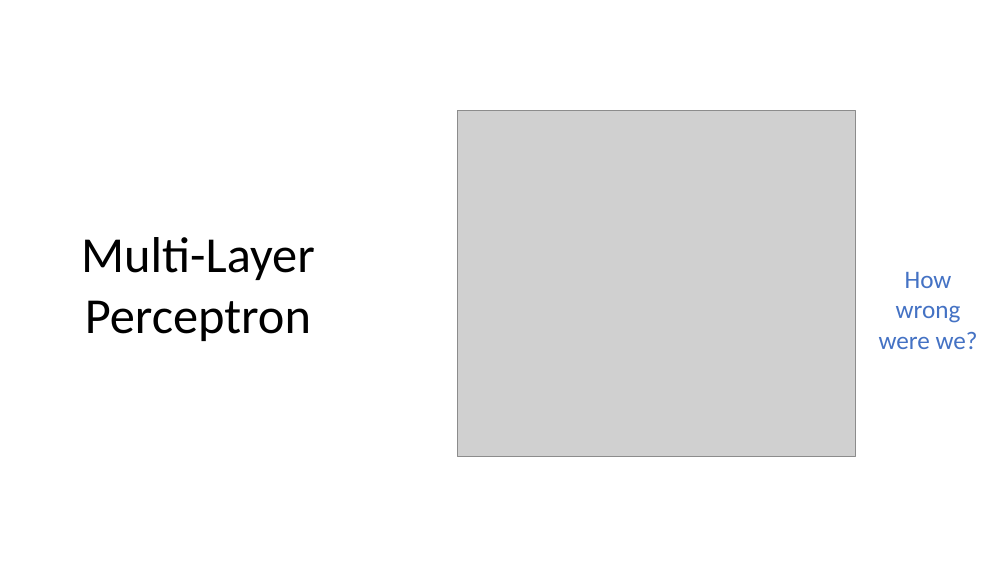
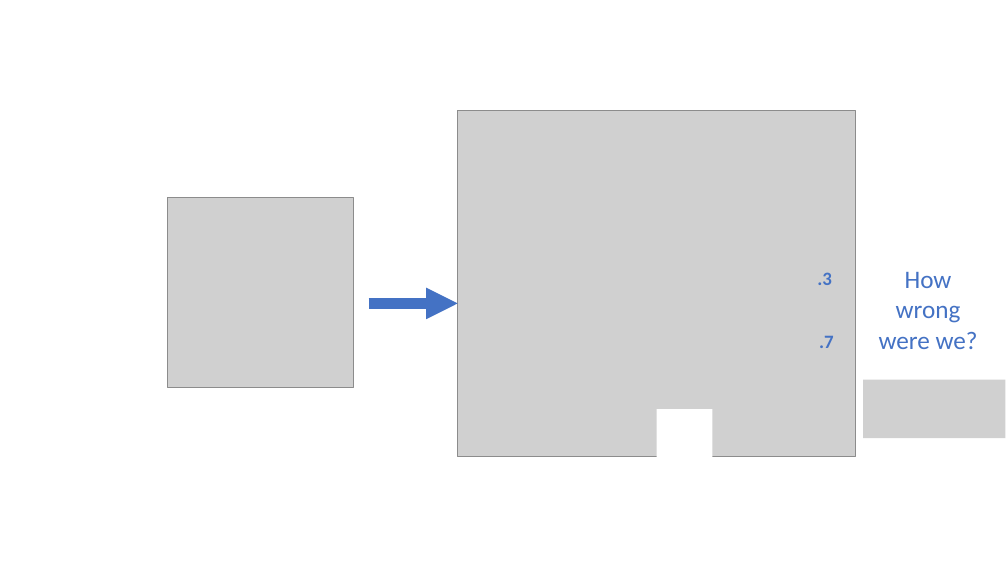
Before and after one commit to SLUVisLab/DeepLearningTutorial, a slide deck: slide 22 of DeepLearning.pptx (slide 20 before the commit). Drawn at 1008x567 pixels with LibreOffice and Linux fonts; fonts in the diff are those of the drawing; grey boxes stand for pictures. Boxes give left, top, right and bottom in pixels: in the first picture for what was removed or moved away, otherwise in the second. Text is boxed around its words. In the diff, an @@ line names an element or a change of style, - is before the commit and + after.

```diff
--- a/DeepLearning.pptx
+++ b/DeepLearning.pptx
@@ picture added at [168,197,353,387] @@
@@ text removed at [81,237,315,341] @@
-Multi-Layer
-Perceptron
@@ text added at [817,272,832,285], 18 pt, text #4472C4, bold @@
+.3
@@ arrow added from (369, 303) to (457, 303), #4472C4 10 pt @@
@@ text added at [819,336,834,348], 18 pt, text #4472C4, bold @@
+.7
@@ picture added at [864,380,1006,438] @@
@@ rectangle added at [657,409,713,474], fill #FFFFFF @@
```
Also in this commit, not shown: 12 other slides changed, 6 slides added, 4 slides removed.
